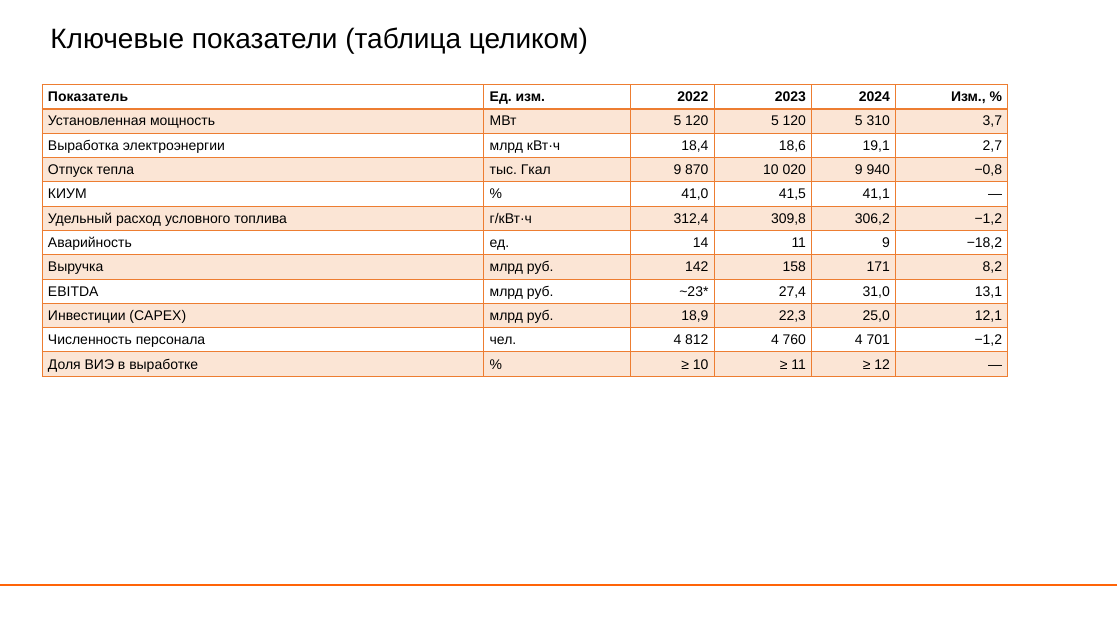
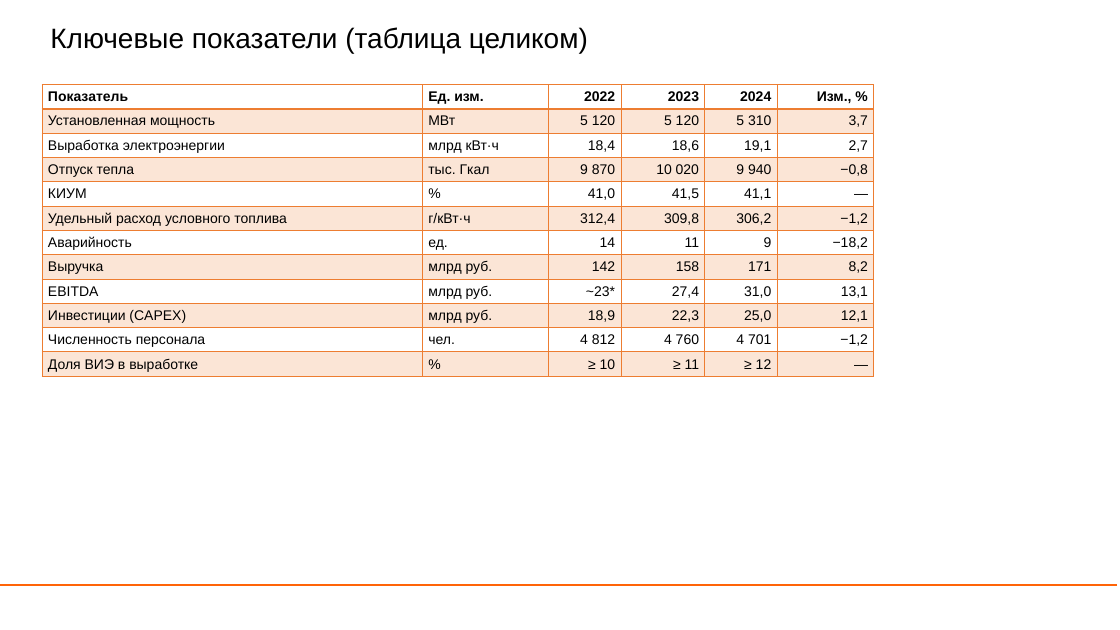
Before and after one commit to serzhikWW/gendeck, a slide deck: slide 5 of out/ml2_demo_example_fields.pptx. Drawn at 1120x630 pixels with LibreOffice and Linux fonts; fonts in the diff are those of the drawing; background and template pictures are left out. Boxes give left, top, right and bottom in pixels: in the first picture for what was removed or moved away, otherwise in the second. Text is boxed around its words. In the diff, an @@ line names an element or a change of style, - is before the commit and + after.

```diff
--- a/out/ml2_demo_example_fields.pptx
+++ b/out/ml2_demo_example_fields.pptx
@@ table at box(42, 85, 874, 376) @@
@@ fill #ED7D31 at 20% opacity to #FBE5D6 in 36 cells @@
@@ borders changed @@
@@ table: place and size @@
-table at box(42, 85, 1009, 376)
+table at box(42, 85, 874, 376)
```
Also in this commit, not shown: 3 other slides changed, 50 other files.
